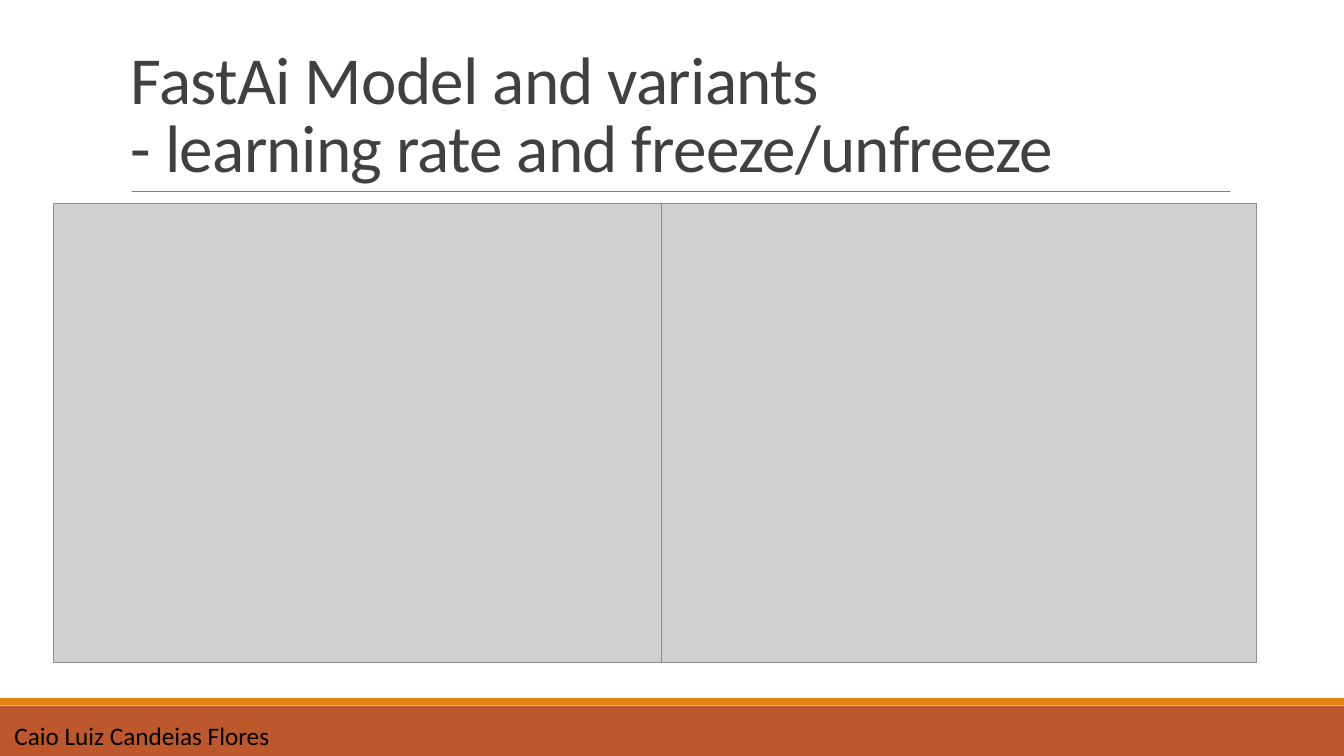
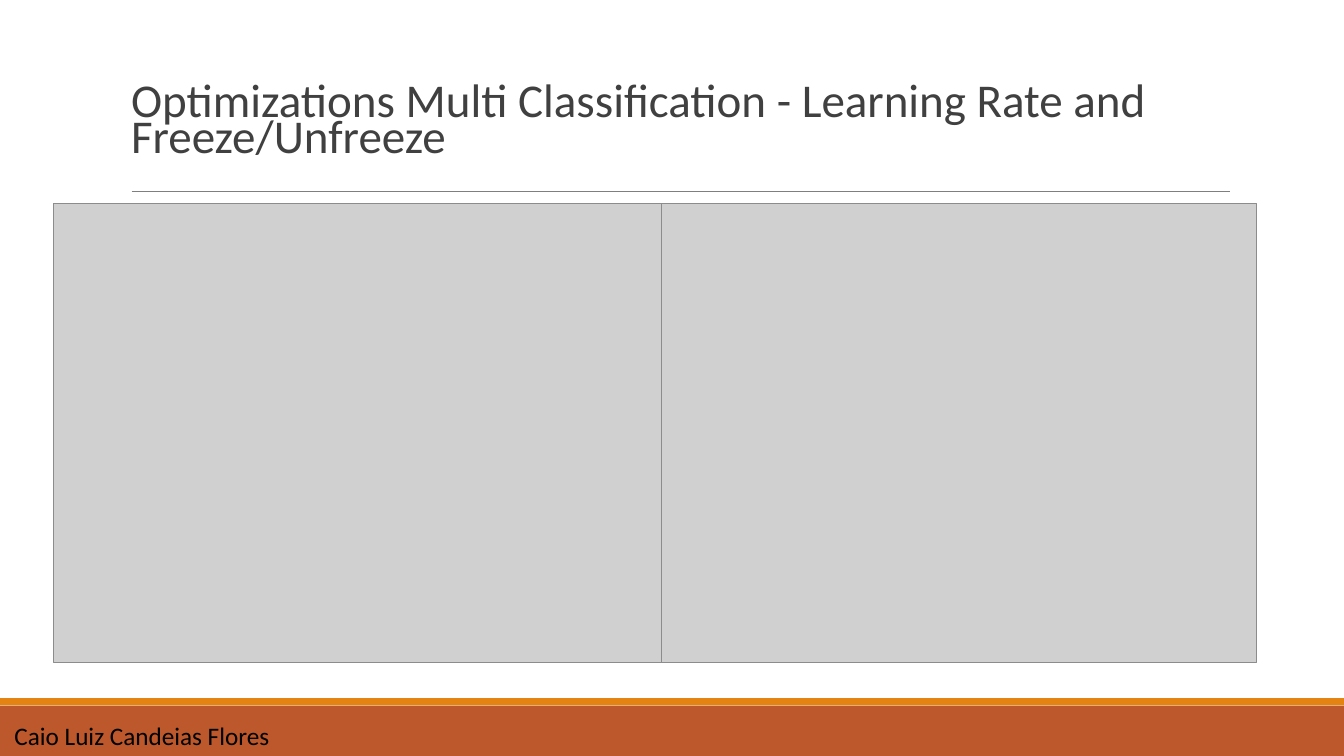
Before and after one commit to yoonsukwkd96/Autonomous_Systems_B_Lab_Group_A, a slide deck: slide 15 of final_presentation_groupA.pptx (slide 16 before the commit). Drawn at 1344x756 pixels with LibreOffice and Linux fonts; fonts in the diff are those of the drawing; grey boxes stand for pictures. Boxes give left, top, right and bottom in pixels: in the first picture for what was removed or moved away, otherwise in the second. Text is boxed around its words. In the diff, an @@ line names an element or a change of style, - is before the commit and + after.

```diff
--- a/final_presentation_groupA.pptx
+++ b/final_presentation_groupA.pptx
@@ text at <box>131,84,1145,155</box>: text changed; size 48 to 33.6 pt @@
-FastAi Model and variants
-- learning rate and freeze/unfreeze
+Optimizations Multi Classification - Learning Rate and Freeze/Unfreeze
```
Also in this commit, not shown: 12 other slides changed, 7 slides added, 11 slides removed, 2 other files.
